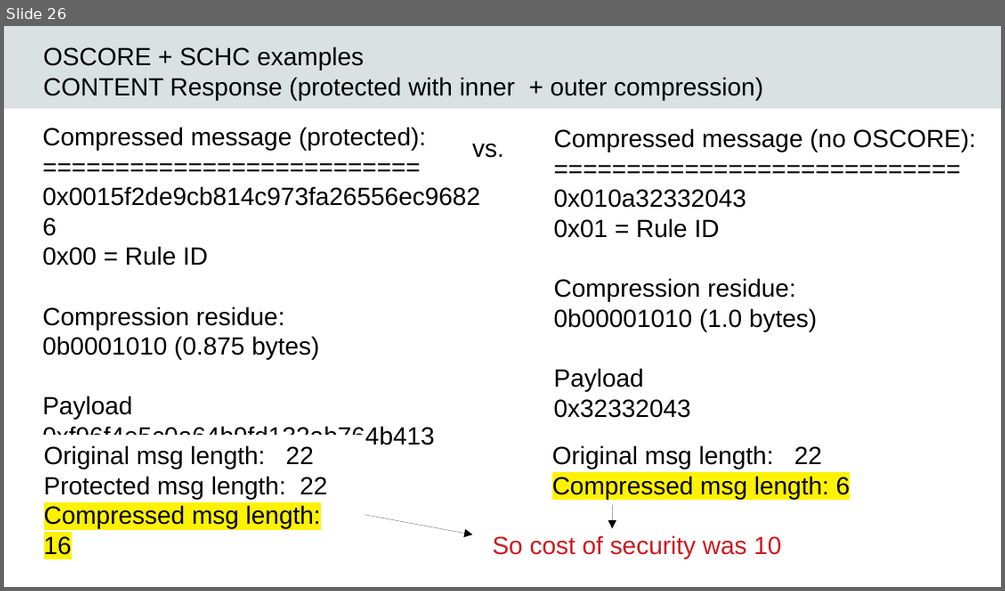
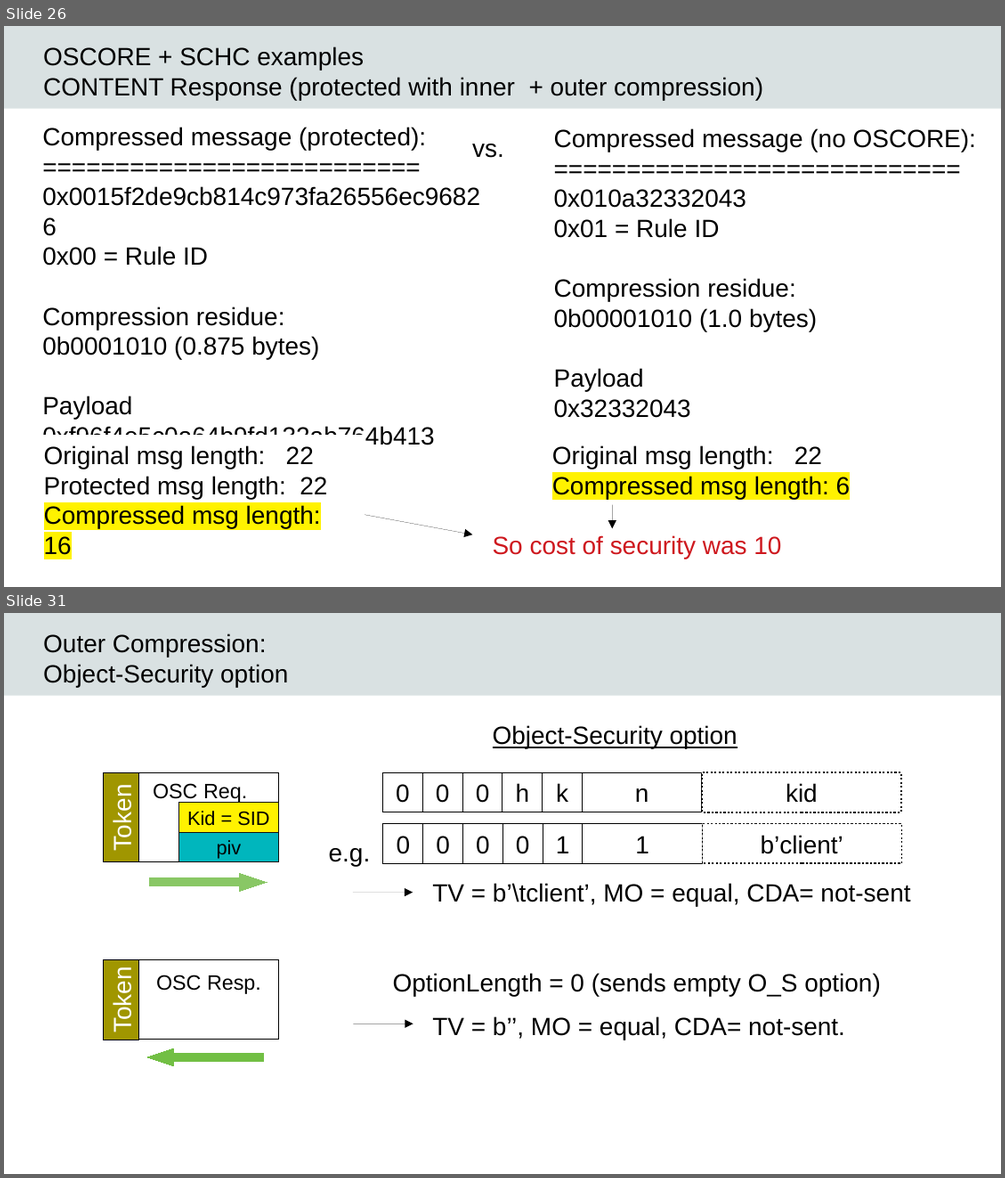
Before and after one commit to randreasen/oscoreslides, a slide deck: oscore_slides.odp. Shown one above the other, each under a label of ours: slide 26 before the commit, slides 26 and 31 after it; the slides between them are not shown. The pictures are 1005x591 and 1005x1178 pixels, drawn with LibreOffice and Linux fonts; fonts in the diff are those of the drawing; background and template pictures are left out. Boxes give left, top, right and bottom in pixels: in the first picture for what was removed or moved away, otherwise in the second. Text is boxed around its words. In the diff, an @@ line names an element or a change of style, - is before the commit and + after.

```diff
--- a/oscore_slides.odp
+++ b/oscore_slides.odp
@@ slide 31 added at <box>4,613,1001,1174</box>, background #FFFFFF; not listed: 1 template element that a slide beside it also shows @@
@@ text added at <box>43,633,288,687</box>, 18 pt, text #000000 @@
+Outer Compression:
+Object-Security option
@@ text added at <box>493,725,737,749</box>, 18 pt, text #000000, underline @@
+Object-Security option
@@ rectangle added at <box>105,772,139,861</box>, fill #A09600, outline #000000 0 pt, 18 pt, text #FFFFFF @@
+Token
@@ rectangle added at <box>138,772,278,862</box>, fill #FFFFFF, outline #000000 0 pt @@
@@ rectangle added at <box>383,772,422,812</box>, fill #FFFFFF, outline #000000 0 pt, 18 pt, text #000000 @@
+0
@@ rectangle added at <box>422,772,462,812</box>, fill #FFFFFF, outline #000000 0 pt, 18 pt, text #000000 @@
+0
@@ rectangle added at <box>462,772,502,812</box>, fill #FFFFFF, outline #000000 0 pt, 18 pt, text #000000 @@
+0
@@ rectangle added at <box>502,772,542,812</box>, fill #FFFFFF, outline #000000 0 pt, 18 pt, text #000000 @@
+h
@@ rectangle added at <box>542,772,582,812</box>, fill #FFFFFF, outline #000000 0 pt, 18 pt, text #000000 @@
+k
@@ rectangle added at <box>582,772,702,812</box>, fill #FFFFFF, outline #000000 0 pt, 18 pt, text #000000 @@
+n
@@ rectangle added at <box>702,772,901,812</box>, fill #FFFFFF, outline #000000 0.99 pt, 18 pt, text #000000 @@
+kid
@@ text added at <box>153,783,247,803</box>, 15 pt, text #000000 @@
+OSC Req.
@@ rectangle added at <box>178,803,278,832</box>, fill #FFF200, outline #111111 0 pt, 14 pt, text #000000 @@
+Kid = SID
@@ rectangle added at <box>383,823,422,863</box>, fill #FFFFFF, outline #000000 0 pt, 18 pt, text #000000 @@
+0
@@ rectangle added at <box>422,823,462,863</box>, fill #FFFFFF, outline #000000 0 pt, 18 pt, text #000000 @@
+0
@@ rectangle added at <box>462,823,502,863</box>, fill #FFFFFF, outline #000000 0 pt, 18 pt, text #000000 @@
+0
@@ rectangle added at <box>502,823,542,863</box>, fill #FFFFFF, outline #000000 0 pt, 18 pt, text #000000 @@
+0
@@ rectangle added at <box>542,823,582,863</box>, fill #FFFFFF, outline #000000 0 pt, 18 pt, text #000000 @@
+1
@@ rectangle added at <box>582,823,702,863</box>, fill #FFFFFF, outline #000000 0 pt, 18 pt, text #000000 @@
+1
@@ rectangle added at <box>702,823,901,863</box>, fill #FFFFFF, outline #000000 0.99 pt, 18 pt, text #000000 @@
+b’client’
@@ rectangle added at <box>178,832,278,862</box>, fill #00B6BD, outline #111111 0 pt, 14 pt, text #000000 @@
+piv
@@ text added at <box>329,848,371,867</box>, 18 pt, text #000000 @@
+e.g.
@@ right arrow added at <box>148,872,268,892</box>, fill #89C765, outline #FFFFFF 0 pt @@
@@ arrow added from (353, 892) to (413, 892), #000000 0 pt @@
@@ text added at <box>432,883,910,906</box>, 18 pt, text #000000 @@
+TV = b’\tclient’, MO = equal, CDA= not-sent
@@ rectangle added at <box>105,959,139,1039</box>, fill #A09600, outline #000000 0 pt, 18 pt, text #FFFFFF @@
+Token
@@ rectangle added at <box>138,960,278,1039</box>, fill #FFFFFF, outline #000000 0 pt, 15 pt, text #000000 @@
+OSC Resp.
@@ text added at <box>393,973,881,996</box>, 18 pt, text #000000 @@
+OptionLength = 0 (sends empty O_S option)
@@ arrow added from (353, 1023) to (413, 1023), #000000 0 pt @@
@@ text added at <box>432,1016,845,1039</box>, 18 pt, text #000000 @@
+TV = b’’, MO = equal, CDA= not-sent.
@@ right arrow added at <box>145,1046,264,1067</box>, fill #72BF44, outline #FFFFFF 0 pt @@
```
Also in this commit, not shown: 3 slides changed, 9 other slides added, 1 other file.
